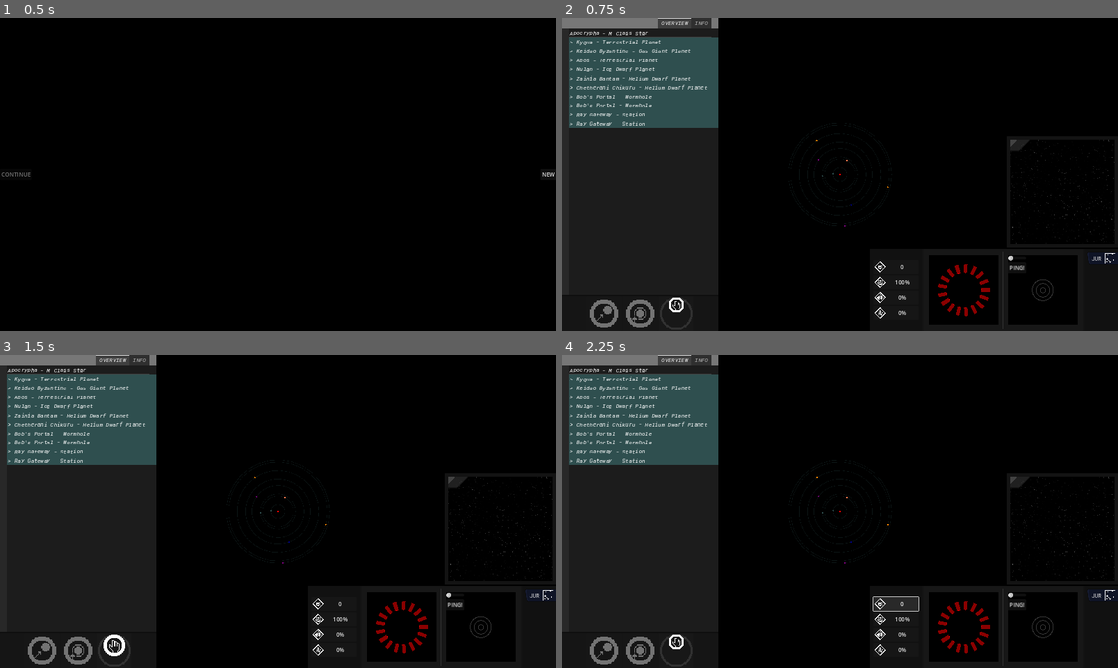
Above: before the commit, frames 1-4 (two rows, left to right).
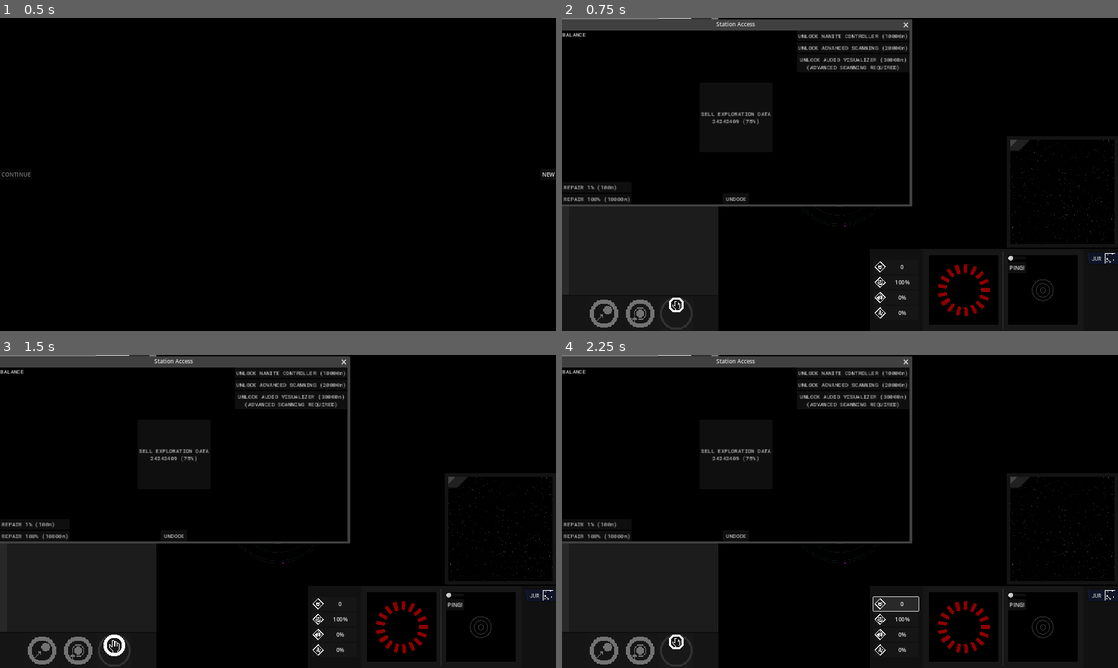
Above: after the commit, the same moments.

Repository: KermitGodFrog/Stellar-Cartography
Game: Godot game, scene res://Scenes/Game Master/gameMaster.tscn
The game is run twice, just before and just after one commit, with the same random seed, the same clock (stepped at 60 frames per second) and the same inputs. Sound files missing from this copy of the repository are replaced by a short silence.
Inputs (mouse positions are in pixels of both pictures, inside the frame that each line leads up to):
- Up to frame 1 (0.5 s): no input
- Up to frame 2 (0.75 s): click "NEW" at 0.5 s
- Up to frame 3 (1.5 s): click (116, 649) at 1.25 s
- Up to frame 4 (2.25 s): click "0" at 2 s

Frame 1 is identical in both runs. In frame 2, 18% of the frame differs, in the area x 0-63%, y 0-61%; in frame 3, 18%; in frame 4, 18%.

Commit message:
Preliminary for station UI repairing. Added new SFX (not integrated). Added new ambience track.

Diff:
--- a/Scenes/Game/game.gd
+++ b/Scenes/Game/game.gd
@@ -362,7 +362,6 @@
 	system_3d.spawnBodies()
 	system_3d.reset_locked_body()
 	journey_map.add_new_system(world.player.systems_traversed)
-	world.player.removeHullStress(5)
 	return to_system
 
 func _on_locked_body_updated(body: bodyAPI):
--- a/Scenes/Station UI/station_ui.gd
+++ b/Scenes/Station UI/station_ui.gd
@@ -4,6 +4,7 @@
 var station: stationAPI
 var player_current_value: int
 var player_balance: int
+
 
 #FOR AUDIO VISUALIZER \/\/\/\/\/
 var pending_audio_profiles: Array[audioProfileHelper] = []
--- a/Scenes/Station UI/station_ui.tscn
+++ b/Scenes/Station UI/station_ui.tscn
@@ -17,7 +17,6 @@
 title = "Station Access"
 position = Vector2i(0, 36)
 size = Vector2i(1000, 500)
-visible = false
 always_on_top = true
 
 [node name="station_control" type="Control" parent="." groups=["FOLLOW_UPGRADE_STATE"]]
@@ -88,6 +87,25 @@
 layout_mode = 2
 text = "UNLOCK AUDIO VISUALIZER (30000n)
 (ADVANCED SCANNING REQUIRED)"
+
+[node name="repair_container" type="VBoxContainer" parent="station_control"]
+layout_mode = 1
+anchors_preset = 2
+anchor_top = 1.0
+anchor_bottom = 1.0
+offset_top = -40.0
+offset_right = 40.0
+grow_vertical = 0
+
+[node name="repair_single" type="Button" parent="station_control/repair_container"]
+layout_mode = 2
+text = "REPAIR 1% (100n)"
+alignment = 0
+
+[node name="repair_all" type="Button" parent="station_control/repair_container"]
+layout_mode = 2
+text = "REPAIR 100% (10000n)"
+alignment = 0
 
 [node name="save_audio_profiles_control" type="Control" parent="station_control"]
 visible = false
--- a/Sound/Music/musicHandler.tscn
+++ b/Sound/Music/musicHandler.tscn
@@ -1,15 +1,18 @@
-[gd_scene load_steps=5 format=3 uid="uid://p275r5sfhnj5"]
+[gd_scene load_steps=6 format=3 uid="uid://p275r5sfhnj5"]
 
 [ext_resource type="Script" path="res://Sound/Music/musicHandler.gd" id="1_gal7a"]
 [ext_resource type="AudioStream" uid="uid://v4nc0u5uqltk" path="res://Sound/Music/ambience1.wav" id="2_abogl"]
 [ext_resource type="AudioStream" uid="uid://cku4d8tw2cajp" path="res://Sound/Music/ambience2.wav" id="3_wf0lq"]
+[ext_resource type="AudioStream" uid="uid://cu5vu17sts25g" path="res://Sound/Music/ambience3.wav" id="4_3fw14"]
 
 [sub_resource type="AudioStreamRandomizer" id="AudioStreamRandomizer_3odmk"]
-streams_count = 2
+streams_count = 3
 stream_0/stream = ExtResource("2_abogl")
 stream_0/weight = 1.0
 stream_1/stream = ExtResource("3_wf0lq")
 stream_1/weight = 1.0
+stream_2/stream = ExtResource("4_3fw14")
+stream_2/weight = 1.0
 
 [node name="musicHandler" type="Node"]
 script = ExtResource("1_gal7a")
Not shown, added: Sound/Music/ambience3.wav.import
Not shown, added: Sound/SFX/UI Click/click_1.wav.import
Not shown, added: Sound/SFX/UI Click/click_2.wav.import
Not shown, added: Sound/SFX/UI Click/click_3.wav.import
Not shown, added: Sound/SFX/UI Click/click_4.wav.import
Not shown, added: Sound/SFX/UI Click/click_5.wav.import
Not shown, added: Sound/SFX/UI Click/click_6.wav.import
Not shown, added: Sound/SFX/UI Click/click_7.wav.import
Not shown, added: Sound/SFX/boost_end.wav.import
Not shown, added: Sound/SFX/boost_start.wav.import
Not shown, changed: .DS_Store
Not shown, changed: Sound/.DS_Store
(and 11 more such lines)
